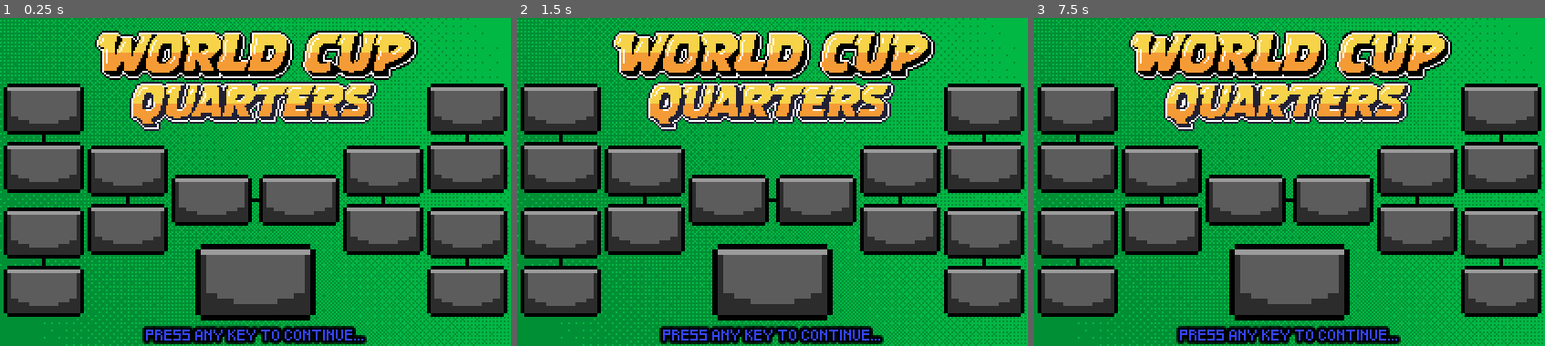
Above: before the commit, frames 1-3 (left to right).
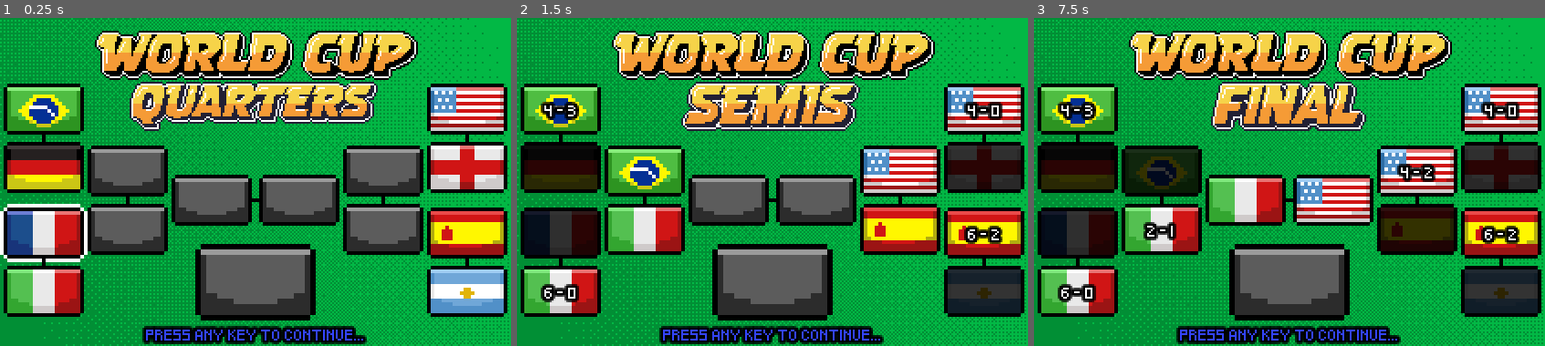
Above: after the commit, the same moments.

Repository: MileticSasa/futz-game
Game: Godot game, scene res://scenes/screens/tournament/tournament_scree.tscn
Same seed, same stepped clock (60 frames per second), same inputs: the game is played once before the commit and once after it. This scene is started directly instead of the project's main scene.
Inputs:
- Up to frame 1 (0.25 s): no input
- Up to frame 2 (1.5 s): tap Enter at 0.5, 1.25 s; hold Right (p1_right) 0.53-1.28 s; tap [ (p1_pass) at 0.6 s; hold Down (p1_down) from 1.28 s (still down); tap ] (p1_shoot) at 1.35 s
- Up to frame 3 (7.5 s): tap Enter every 0.75 s from 2 to 4.25 s; release Down (p1_down) at 2.03 s; hold Right (p1_right) 2.03-2.78 s; tap S (p2_down) at 2.1 s; hold Up (p1_up) 2.78-3.53 s; tap A (p2_left) at 2.85 s; hold Left (p1_left) 3.53-5.03 s; tap ` (p2_pass) at 3.6 s; tap D (p2_right) at 4.35 s; hold Down (p1_down) 5.03-5.78 s; tap 1 (p2_shoot) at 5.1 s; hold Right (p1_right) 5.78-6.53 s; tap W (p2_up) at 5.85 s; hold Up (p1_up) 6.53-7.28 s; tap [ (p1_pass) at 6.6 s; hold Right (p1_right) from 7.28 s (still down); tap ] (p1_shoot) at 7.35 s

The runs differ from the first frame. In frame 1, 16% of the frame differs, in the area x 0-99%, y 21-90%; in frame 2, 27%; in frame 3, 31%, in the area x 1-99%, y 19-90%.

Commit message:
added tournament screen

Diff:
--- a/scenes/screens/tournament/bracket_flag.gd
+++ b/scenes/screens/tournament/bracket_flag.gd
@@ -2,7 +2,8 @@
 class_name BracketFlag
 
 @onready var score_label: Label = %ScoreLabel
-@onready var border: TextureRect = %TextureRect
+#@onready var border: TextureRect = %TextureRect
+@onready var border: TextureRect = %Border
 
 
 func set_as_current_team() -> void:
@@ -12,7 +13,9 @@
 func set_as_winner(score: String) -> void:
 	score_label.text = score
 	score_label.visible = true
+	border.visible = false
 
 
 func set_as_loser() -> void:
 	modulate = Color(0.2, 0.2, 0.2, 1)
+	border.visible = false
--- a/scenes/screens/tournament/match.gd
+++ b/scenes/screens/tournament/match.gd
@@ -33,3 +33,10 @@
 func update_match_info() -> void:
 	winner = country_home if goals_home > goals_away else county_away
 	final_score = "%d - %d" % [max(goals_home, goals_away), min(goals_home, goals_away)]
+
+
+func resolve() -> void:
+	while is_tied():
+		goals_home = randi_range(0, 6)
+		goals_away = randi_range(0, 6)
+	update_match_info()
--- /dev/null
+++ b/scenes/screens/tournament/tournament.gd
@@ -0,0 +1,37 @@
+extends Node
+class_name Tournament
+
+enum Stage {QUARTER_FINALS, SEMI_FINALS, FINAL, COMPLETE}
+
+var current_stage: Stage = Stage.QUARTER_FINALS
+var matches := {
+	Stage.QUARTER_FINALS : [],
+	Stage.SEMI_FINALS : [],
+	Stage.FINAL : []
+}
+var winner := ""
+
+
+func _init() -> void:
+	var countries := DataLoader.get_countries().slice(1, 9)
+	countries.shuffle()
+	create_bracket(Stage.QUARTER_FINALS, countries)
+
+
+func create_bracket(stage: Stage, countries: Array[String]) -> void:
+	for i in range(int(countries.size() / 2.0)):
+		matches[stage].append(Match.new(countries[i * 2], countries[i * 2 + 1]))
+
+
+func advance() -> void:
+	if current_stage < Stage.COMPLETE:
+		var stage_matches: Array = matches[current_stage]
+		var stage_winners: Array[String] = []
+		for current_match: Match in stage_matches:
+			current_match.resolve()
+			stage_winners.append(current_match.winner)
+		current_stage = current_stage + 1 as Stage
+		if current_stage == Stage.COMPLETE:
+			winner = stage_winners[0]
+		else:
+			create_bracket(current_stage, stage_winners)
--- a/scenes/screens/tournament/tournament_scree.gd
+++ b/scenes/screens/tournament/tournament_scree.gd
@@ -1,2 +1,70 @@
 extends Screen
 class_name TournamentScreen
+
+const STAGE_TEXTURES := {
+	Tournament.Stage.QUARTER_FINALS: preload("res://assets/art/ui/teamselection/quarters-label.png"),
+	Tournament.Stage.SEMI_FINALS: preload("res://assets/art/ui/teamselection/semis-label.png"),
+	Tournament.Stage.FINAL: preload("res://assets/art/ui/teamselection/finals-label.png"),
+	Tournament.Stage.COMPLETE: preload("res://assets/art/ui/teamselection/winner-label.png")
+}
+
+@onready var flag_containers: Dictionary = {
+	Tournament.Stage.QUARTER_FINALS : [%QFLeftContainer, %QFRightContainer],
+	Tournament.Stage.SEMI_FINALS : [%SFLeftContainer, %SFRightContainer],
+	Tournament.Stage.FINAL : [%FinalLeftContainer, %FinalRightContainer],
+	Tournament.Stage.COMPLETE : [%WinnerContainer]
+}
+@onready var stage_texture: TextureRect = %StageTexture
+
+var player_country: String = GameManager.player_setup[0]
+var tournament: Tournament = null
+
+
+func _ready() -> void:
+	tournament = Tournament.new()
+	refresh_brackets()
+
+
+func _process(_delta: float) -> void:
+	if KeyUtils.is_action_just_pressed(Player.ControlScheme.P1, KeyUtils.Action.SHOOT):
+		tournament.advance()
+		refresh_brackets()
+
+
+func refresh_brackets() -> void:
+	for stage in range(tournament.current_stage + 1):
+		refresh_bracket_stage(stage)
+
+
+func refresh_bracket_stage(stage: Tournament.Stage) -> void:
+	var flag_nodes := get_falg_nodes_for_stage(stage)
+	stage_texture.texture = STAGE_TEXTURES.get(stage)
+	if stage < Tournament.Stage.COMPLETE:
+		var matches: Array = tournament.matches[stage]
+		assert(flag_nodes.size() == matches.size() * 2)
+		for i in range(matches.size()):
+			var current_match: Match = matches[i]
+			var flag_home: BracketFlag = flag_nodes[i * 2]
+			var flag_away: BracketFlag = flag_nodes[i * 2 + 1]
+			flag_home.texture = FlagHelper.get_texture(current_match.country_home)
+			flag_away.texture = FlagHelper.get_texture(current_match.county_away)
+			if not current_match.winner.is_empty():
+				var flag_winner := flag_home if current_match.winner == current_match.country_home else flag_away
+				var flag_loser := flag_home if flag_winner == flag_away else flag_away
+				flag_winner.set_as_winner(current_match.final_score)
+				flag_loser.set_as_loser()
+			elif [current_match.country_home, current_match.county_away].has(player_country) and stage == tournament.current_stage:
+				var flag_player := flag_home if current_match.country_home == player_country else flag_away
+				flag_player.set_as_current_team()
+				GameManager.current_match = current_match
+	else:
+		flag_nodes[0].texture = FlagHelper.get_texture(tournament.winner)
+
+
+func get_falg_nodes_for_stage(stage: Tournament.Stage) -> Array[BracketFlag]:
+	var flag_nodes: Array[BracketFlag] = []
+	for conatainer in flag_containers.get(stage):
+		for node in conatainer.get_children():
+			if node is BracketFlag:
+				flag_nodes.append(node)
+	return flag_nodes
--- a/scenes/screens/tournament/tournament_scree.tscn
+++ b/scenes/screens/tournament/tournament_scree.tscn
@@ -29,6 +29,7 @@
 alignment = 1
 
 [node name="QFLeftContainer" type="VBoxContainer" parent="Background/BracketsContainer"]
+unique_name_in_owner = true
 layout_mode = 2
 theme_override_constants/separation = 0
 alignment = 1
@@ -62,6 +63,7 @@
 layout_mode = 2
 
 [node name="SFLeftContainer" type="VBoxContainer" parent="Background/BracketsContainer"]
+unique_name_in_owner = true
 layout_mode = 2
 theme_override_constants/separation = 0
 alignment = 1
@@ -81,6 +83,7 @@
 layout_mode = 2
 
 [node name="FinalLeftContainer" type="VBoxContainer" parent="Background/BracketsContainer"]
+unique_name_in_owner = true
 layout_mode = 2
 theme_override_constants/separation = 0
 alignment = 1
@@ -97,12 +100,13 @@
 layout_mode = 2
 texture = ExtResource("5_adaqy")
 
-[node name="FinalLeftContainer2" type="VBoxContainer" parent="Background/BracketsContainer"]
-layout_mode = 2
-theme_override_constants/separation = 0
-alignment = 1
-
-[node name="BracketFlag" parent="Background/BracketsContainer/FinalLeftContainer2" instance=ExtResource("3_ip415")]
+[node name="FinalRightContainer" type="VBoxContainer" parent="Background/BracketsContainer"]
+unique_name_in_owner = true
+layout_mode = 2
+theme_override_constants/separation = 0
+alignment = 1
+
+[node name="BracketFlag" parent="Background/BracketsContainer/FinalRightContainer" instance=ExtResource("3_ip415")]
 layout_mode = 2
 
 [node name="HPadding3" type="Control" parent="Background/BracketsContainer"]
@@ -110,6 +114,7 @@
 layout_mode = 2
 
 [node name="SFRightContainer" type="VBoxContainer" parent="Background/BracketsContainer"]
+unique_name_in_owner = true
 layout_mode = 2
 theme_override_constants/separation = 0
 alignment = 1
@@ -129,6 +134,7 @@
 layout_mode = 2
 
 [node name="QFRightContainer" type="VBoxContainer" parent="Background/BracketsContainer"]
+unique_name_in_owner = true
 layout_mode = 2
 theme_override_constants/separation = 0
 alignment = 1
@@ -185,6 +191,7 @@
 stretch_mode = 2
 
 [node name="StageTexture" type="TextureRect" parent="Background"]
+unique_name_in_owner = true
 layout_mode = 1
 anchors_preset = 5
 anchor_left = 0.5
@@ -198,6 +205,7 @@
 stretch_mode = 2
 
 [node name="WinnerContainer" type="Control" parent="Background"]
+unique_name_in_owner = true
 layout_mode = 1
 anchors_preset = 7
 anchor_left = 0.5
Not shown, added: scenes/screens/tournament/tournament.gd.uid
